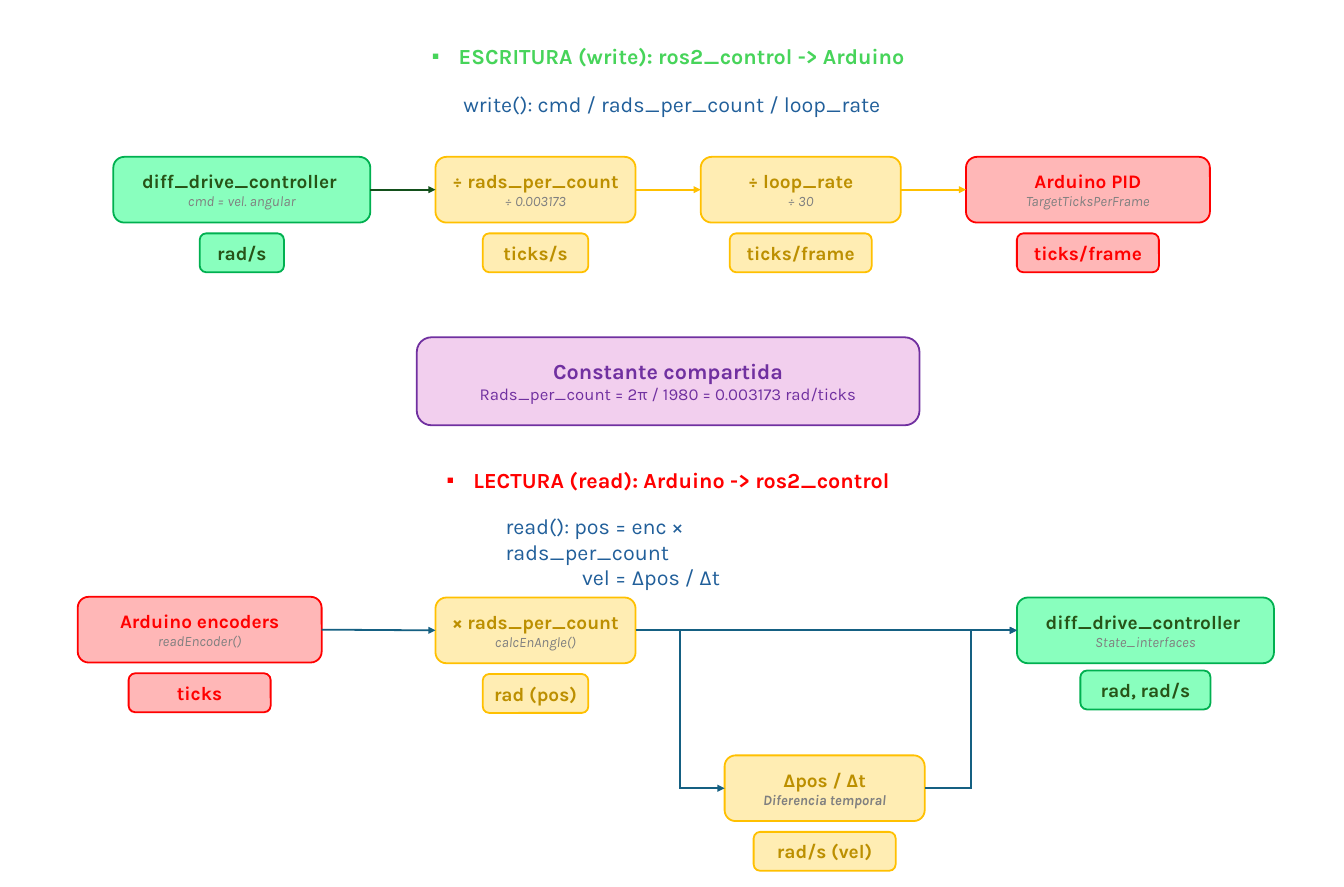
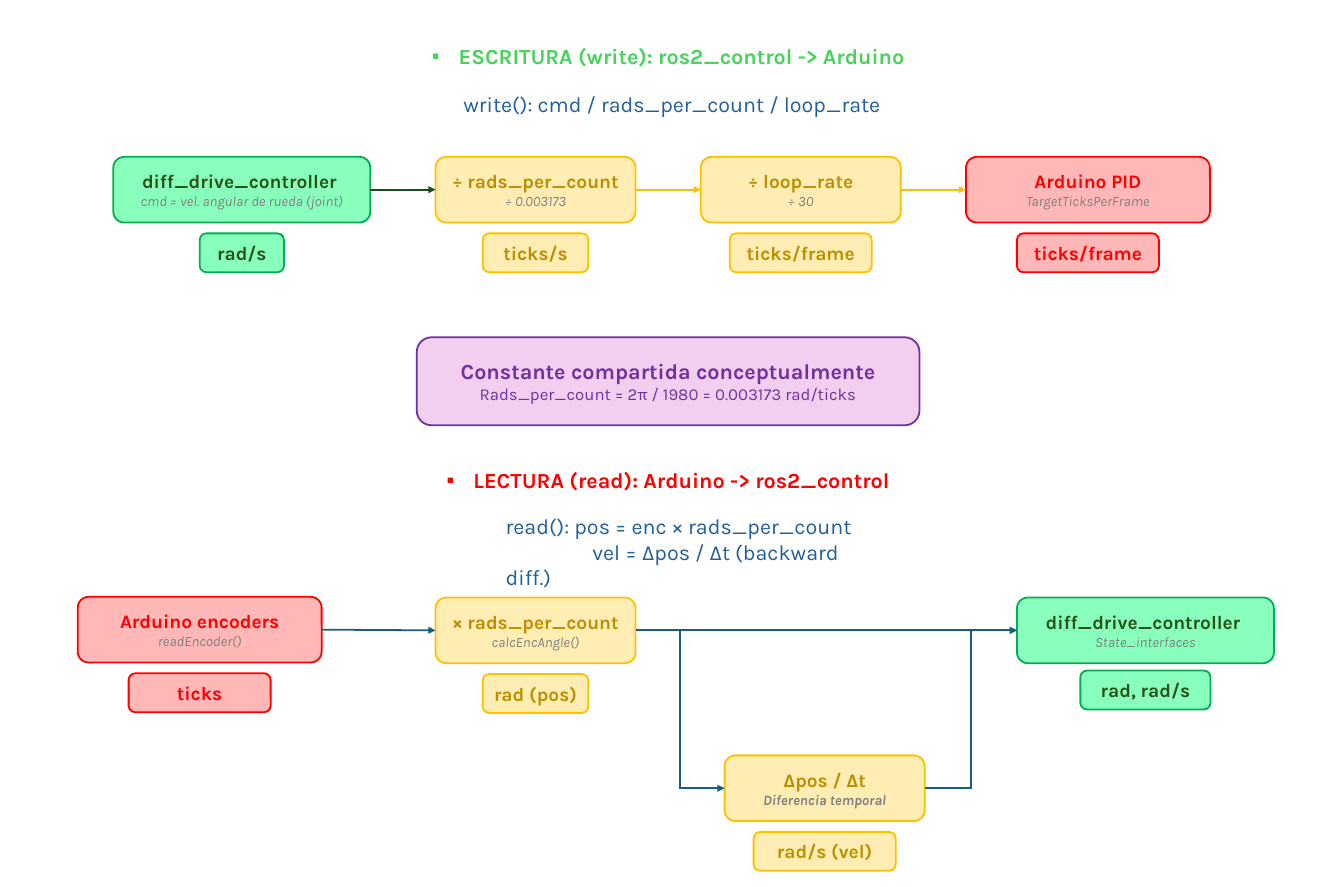
Before and after one commit to SVN11X/doc_tesis, a slide deck: slide 1 of 2.Texto/Imag/fig_conversion_unidades.pptx. Drawn at 1344x887 pixels with LibreOffice and Linux fonts; fonts in the diff are those of the drawing. Boxes give left, top, right and bottom in pixels: in the first picture for what was removed or moved away, otherwise in the second. Text is boxed around its words. In the diff, an @@ line names an element or a change of style, - is before the commit and + after.

```diff
--- a/2.Texto/Imag/fig_conversion_unidades.pptx
+++ b/2.Texto/Imag/fig_conversion_unidades.pptx
@@ text in rounded rectangle at (141,196,343,210): text changed @@
-cmd = vel. angular
+cmd = vel. angular de rueda (joint)
@@ text in rounded rectangle at (461,364,875,384): text changed @@
-Constante compartida
+Constante compartida conceptualmente
@@ text at (592,544,838,565): text changed @@
-vel = Δpos / Δt
+vel = Δpos / Δt (backward diff.)
@@ text in rounded rectangle at (492,637,580,651): text changed @@
-calcEnAngle()
+calcEncAngle()
```
Also in this commit, not shown: 3 other files.
